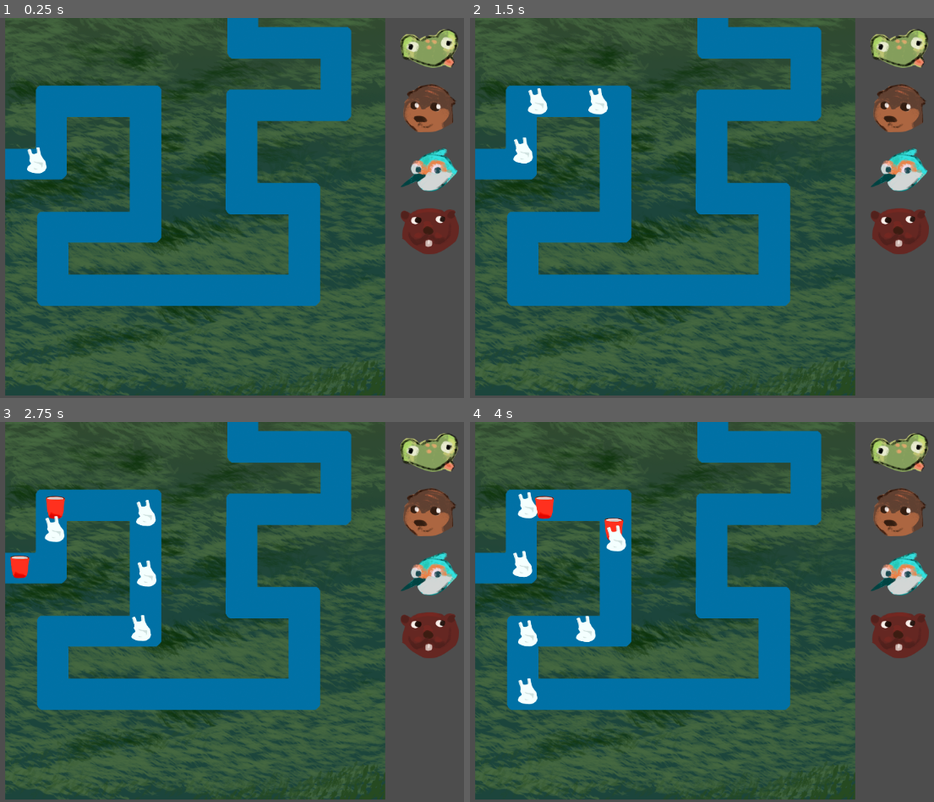
Above: before the commit, frames 1-4 (two rows, left to right).
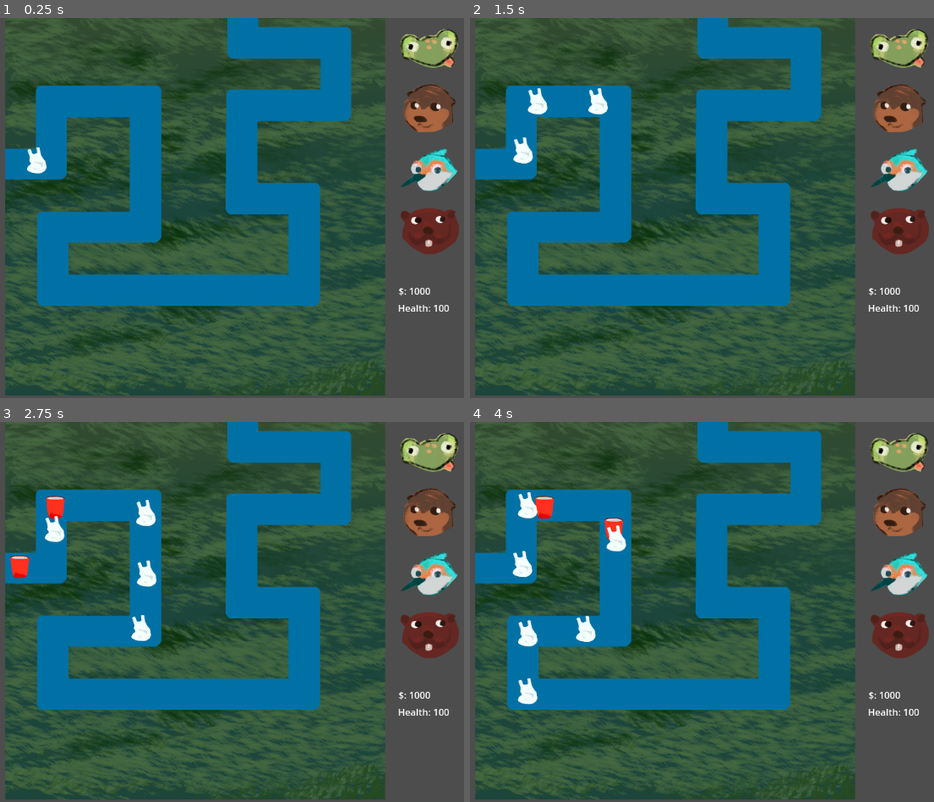
Above: after the commit, the same moments.

Repository: fnc/OurTowerDefense2025
Game: Godot game, scene res://root_node_2d.tscn
Same seed, same stepped clock (60 frames per second), same inputs: the game is played once before the commit and once after it.
Inputs (mouse positions are in pixels of both pictures, inside the frame that each line leads up to):
- Up to frame 1 (0.25 s): no input
- Up to frame 2 (1.5 s): click (901, 48) at 0.5 s; click (901, 109) at 1.25 s
- Up to frame 3 (2.75 s): click (431, 574) at 2 s
- Up to frame 4 (4 s): click (901, 634) at 2.75 s; click (901, 452) at 3.5 s

The runs differ from the first frame. In frame 1, 0.2% of the frame differs, in the area x 85-97%, y 70-78%; in frame 2, 0.2%; in frame 3, 0.2%; in frame 4, 0.2%.

Commit message:
Money and lives

Diff:
--- a/enemy.gd
+++ b/enemy.gd
@@ -3,6 +3,7 @@
 @export var points_value: int = 10 # Value of this enemy
 @export var speed: float = 100.0
 @export var health: int = 100  # Enemy health
+
 
 func _ready():
 	# Add the node to a group named "example_group"
@@ -11,6 +12,10 @@
 			{ "name": "point_value", "type": TYPE_INT }
 		])
 	self.connect("enemy_reached_end",GameManager._on_enemy_reached_end)
+	add_user_signal("enemy_defeated", [
+			{ "name": "point_value", "type": TYPE_INT }
+		])
+	self.connect("enemy_defeated",GameManager._on_enemy_defeated)
 
 func _process(delta: float) -> void:
 	progress += speed * delta
--- a/enemy/enemy_bolsa.tscn
+++ b/enemy/enemy_bolsa.tscn
@@ -7,6 +7,7 @@
 rotates = false
 loop = false
 script = ExtResource("1_wnja7")
+points_value = 100
 speed = 200.0
 
 [node name="Sprite2D" type="Sprite2D" parent="."]
--- a/enemy/enemy_botella.tscn
+++ b/enemy/enemy_botella.tscn
@@ -7,6 +7,7 @@
 rotates = false
 loop = false
 script = ExtResource("1_08bi2")
+points_value = 150
 health = 200
 
 [node name="Sprite2D" type="Sprite2D" parent="."]
--- a/enemy/enemy_vaso.tscn
+++ b/enemy/enemy_vaso.tscn
@@ -7,6 +7,7 @@
 rotates = false
 loop = false
 script = ExtResource("1_1xia7")
+points_value = 80
 speed = 150.0
 health = 150
 
--- a/game_manager.gd
+++ b/game_manager.gd
@@ -1,7 +1,8 @@
 extends Node
 
 @export var initial_lives: int = 100;
-var score: int = 0 # Keep track of the total score
+@export var initial_money: int = 1000;
+var money: int = initial_money # Keep track of the total score
 var lives: int = initial_lives # Lives remaining in the game
 var selected_tower: PackedScene = null # The currently selected tower
 
@@ -9,9 +10,9 @@
 	# Initialize score or lives, if necessary
 	print("GameManager ready")
 
-func _on_enemy_defeated(points_value):
-	score += points_value
-	print("Enemy defeated! Points added:", points_value, "| Total score:", score)
+func _on_enemy_defeated(points_value: int):
+	money += points_value
+	print("Enemy defeated! Points added:", points_value, "| Total score:", money)
 
 func _on_enemy_reached_end(points_value):
 	lives -= 1
--- a/playerInput.gd
+++ b/playerInput.gd
@@ -26,10 +26,14 @@
 	var snapped_position = local_mouse_position.snapped(Vector2(32, 32))
 
 	# Ensure the position is valid for placing towers
-	if is_valid_position(snapped_position):
+	if is_valid_position(snapped_position) :
 		var tower_instance = GameManager.selected_tower.instantiate()
-		tower_instance.position = snapped_position
-		GameArea.add_child(tower_instance)
+		if tower_instance.price <= GameManager.money:
+			tower_instance.position = snapped_position
+			GameManager.money -= tower_instance.price
+			GameArea.add_child(tower_instance)
+		else:
+			tower_instance.queue_free()
 	else:
 		print("Invalid position for tower placement.")
 
--- a/projectile.gd
+++ b/projectile.gd
@@ -10,7 +10,7 @@
 		position += direction * speed * delta
 
 		if position.distance_to(target.global_position) < 10:
-			target.take_damage(10) # Custom method for enemy damage
+			target.take_damage(damage) # Custom method for enemy damage
 			queue_free() # Destroy the projectile
 	else:
 		queue_free() # Destroy if target is invalid
--- a/root_node_2d.tscn
+++ b/root_node_2d.tscn
@@ -11,6 +11,7 @@
 [ext_resource type="PackedScene" uid="uid://pud3a0rcfesl" path="res://enemy/enemy_botella.tscn" id="7_aqhgb"]
 [ext_resource type="Texture2D" uid="uid://bdehop6uwtex8" path="res://assets/levels/primer nivel.png" id="8_bowjw"]
 [ext_resource type="Script" uid="uid://dsa822w1fetek" path="res://towerSelectButton.gd" id="8_yuf6q"]
+[ext_resource type="Script" uid="uid://bvfdlggoawex5" path="res://ui_canvas_layer.gd" id="9_yaipy"]
 [ext_resource type="Texture2D" uid="uid://bw3uc8gmbr85d" path="res://assets/icons/sapito.png" id="11_bowjw"]
 [ext_resource type="PackedScene" uid="uid://bpfbftxg3wewr" path="res://towers/tower_martin.tscn" id="11_dvaq1"]
 [ext_resource type="PackedScene" uid="uid://bfshr1k7exmf1" path="res://towers/tower_nutria.tscn" id="12_y2aex"]
@@ -72,6 +73,7 @@
 
 [node name="UiCanvasLayer" type="CanvasLayer" parent="."]
 layer = 2
+script = ExtResource("9_yaipy")
 
 [node name="Control" type="Control" parent="UiCanvasLayer"]
 layout_mode = 3
@@ -128,6 +130,20 @@
 script = ExtResource("8_yuf6q")
 tower_name = "TowerCastor"
 
+[node name="MoneyLabel" type="Label" parent="UiCanvasLayer"]
+offset_left = 680.0
+offset_top = 454.0
+offset_right = 808.0
+offset_bottom = 477.0
+text = "12345678"
+
+[node name="HealthLabel" type="Label" parent="UiCanvasLayer"]
+offset_left = 679.0
+offset_top = 483.0
+offset_right = 807.0
+offset_bottom = 506.0
+text = "12345678"
+
 [connection signal="pressed" from="UiCanvasLayer/Control/GridContainer/TowerSapitoButton" to="UiCanvasLayer/Control/GridContainer/TowerSapitoButton" method="_on_pressed"]
 [connection signal="tower_selected" from="UiCanvasLayer/Control/GridContainer/TowerSapitoButton" to="UiCanvasLayer/Control" method="_on_button_pressed"]
 [connection signal="pressed" from="UiCanvasLayer/Control/GridContainer/TowerNutriaButton" to="UiCanvasLayer/Control/GridContainer/TowerNutriaButton" method="_on_pressed"]
--- a/tower.gd
+++ b/tower.gd
@@ -5,6 +5,7 @@
 @export var projectile_damage: float = 1.0
 @export var range: float = 200.0
 @export var fire_rate: float = 1.0
+@export var price: int = 10 # Price of this tower
 
 var can_shoot = true
 
--- a/towers/tower_martin.tscn
+++ b/towers/tower_martin.tscn
@@ -10,6 +10,7 @@
 projectile_speed = 500.0
 projectile_damage = 10.0
 fire_rate = 0.1
+price = 1000
 
 [node name="Sprite2D" type="Sprite2D" parent="."]
 texture = ExtResource("3_38e6s")
--- a/towers/tower_nutria.tscn
+++ b/towers/tower_nutria.tscn
@@ -11,6 +11,7 @@
 projectile_damage = 1000.0
 range = 1000.0
 fire_rate = 5.0
+price = 3000
 
 [node name="Sprite2D" type="Sprite2D" parent="."]
 texture = ExtResource("3_o7pkm")
--- a/towers/tower_sapito.tscn
+++ b/towers/tower_sapito.tscn
@@ -10,6 +10,7 @@
 projectile_speed = 300.0
 projectile_damage = 50.0
 fire_rate = 0.5
+price = 300
 
 [node name="Sprite2D" type="Sprite2D" parent="."]
 texture = ExtResource("3_xe6gn")
--- /dev/null
+++ b/ui_canvas_layer.gd
@@ -0,0 +1,7 @@
+extends CanvasLayer
+
+
+func _process(delta):
+	# Update the Label text with the global variable values
+	$MoneyLabel.text = "$: " + str(GameManager.money)
+	$HealthLabel.text = "Health: " + str(GameManager.lives)
Not shown: 1 places in root_node_2d.tscn that only renumber resources
Not shown, added: ui_canvas_layer.gd.uid
